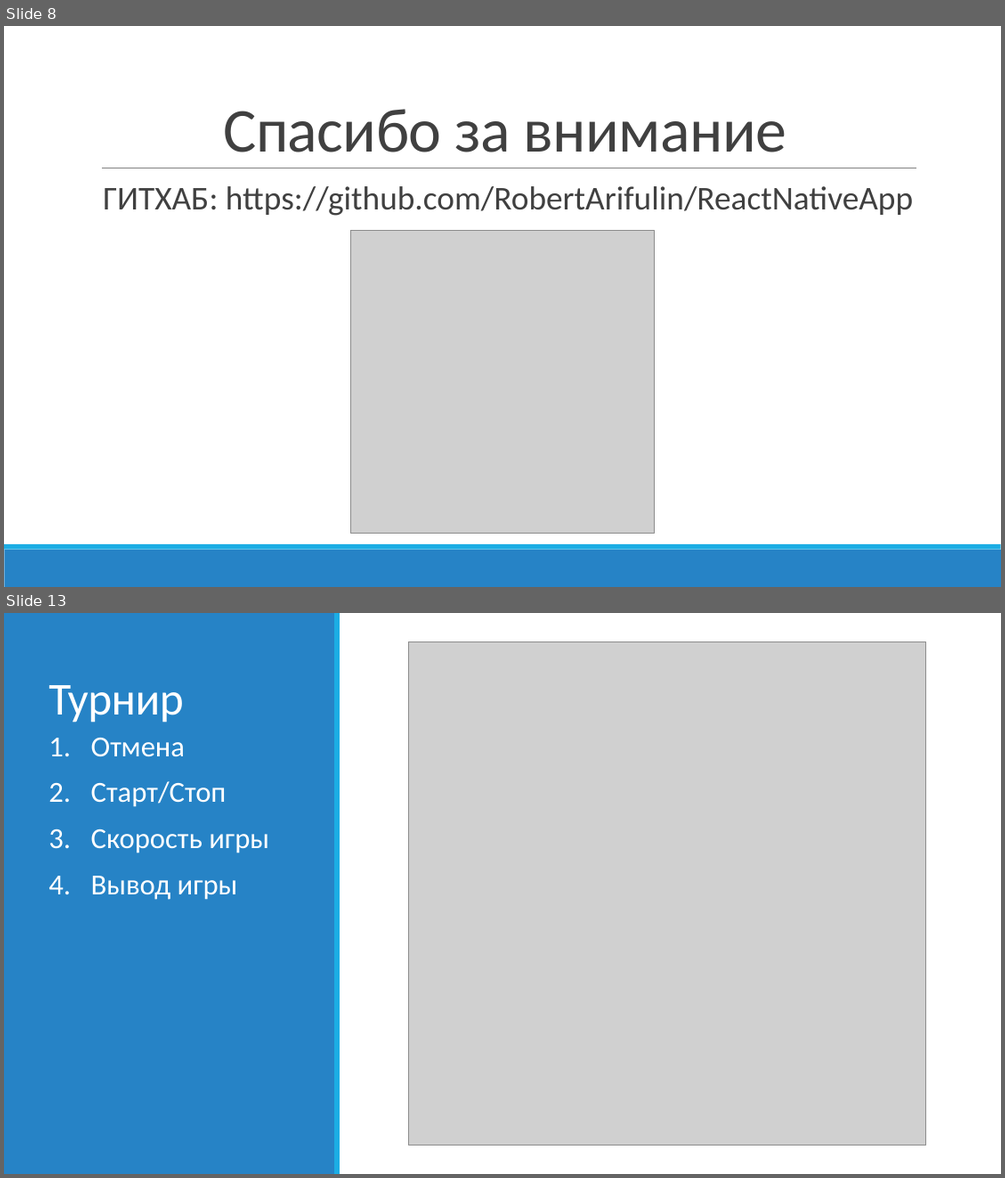
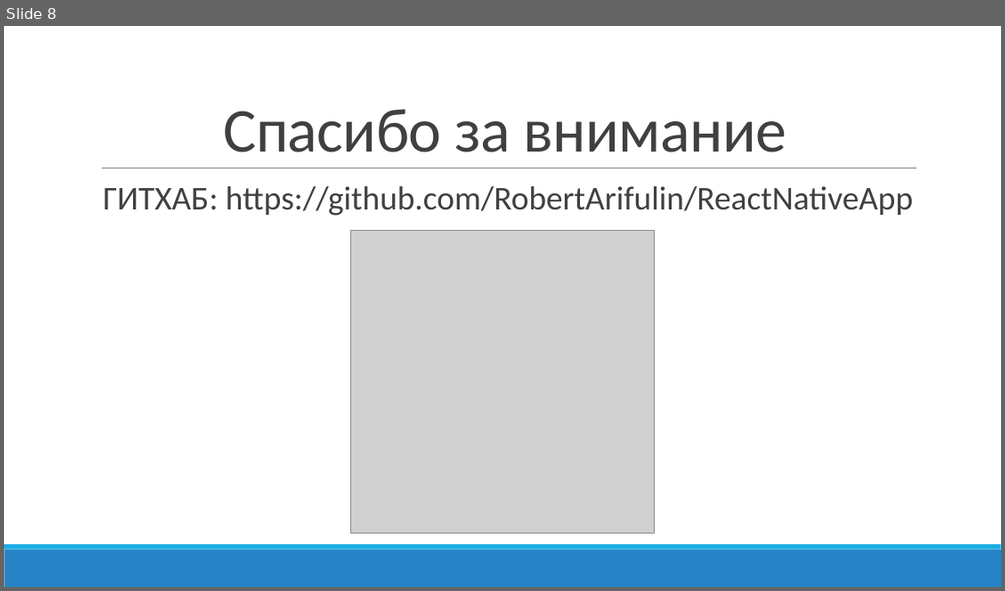
Before and after one commit to RobertArifulin/ReactNativeApp, a slide deck: docs/Арифулин Презентцаия проекта.pptx. Shown one above the other, each under a label of ours: slides 8 and 13 before the commit, slide 8 after it; the slides between them are not shown. The pictures are 1005x1178 and 1005x591 pixels, drawn with LibreOffice and Linux fonts; fonts in the diff are those of the drawing; grey boxes stand for pictures. Boxes give left, top, right and bottom in pixels: in the first picture for what was removed or moved away, otherwise in the second. Text is boxed around its words. In the diff, an @@ line names an element or a change of style, - is before the commit and + after.

```diff
--- a/docs/Арифулин Презентцаия проекта.pptx
+++ b/docs/Арифулин Презентцаия проекта.pptx
@@ slide 13 removed at (4,613,1001,1174), background #FFFFFF @@
@@ rectangle removed at (4,613,335,1174) @@
@@ rectangle removed at (334,613,340,1174) @@
@@ picture removed at (409,641,926,1144) @@
@@ title removed at (48,685,183,722) @@
-Турнир
@@ text removed at (91,738,269,900) @@
-1. Отмена
-2. Старт/Стоп
-3. Скорость игры
-4. Вывод игры
```
Also in this commit, not shown: 3 slides changed, 6 other slides removed, 3 other files.
